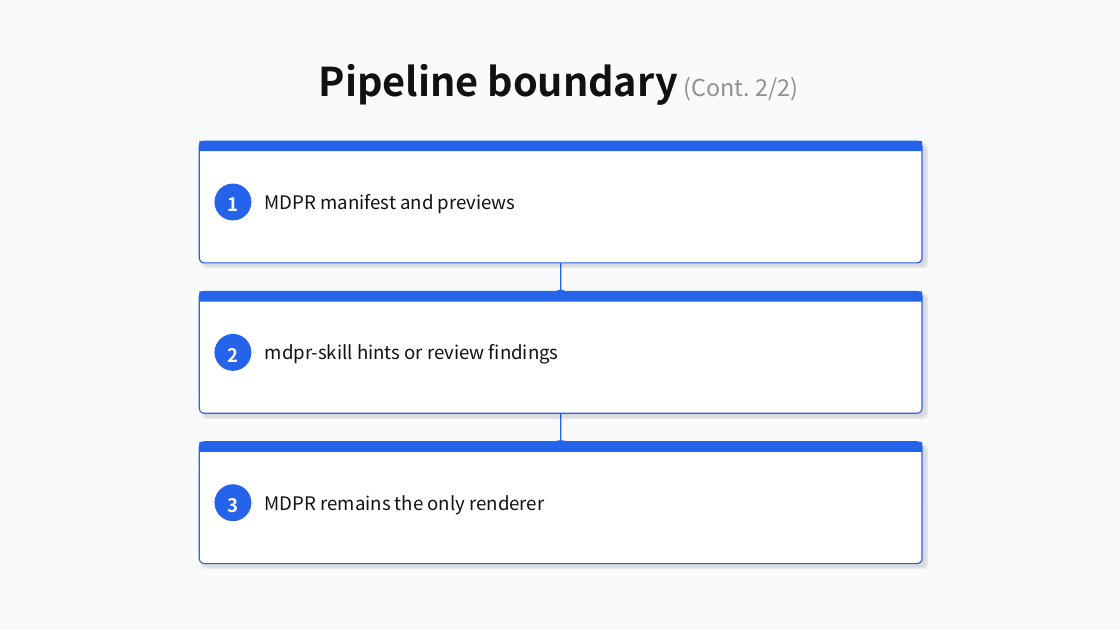
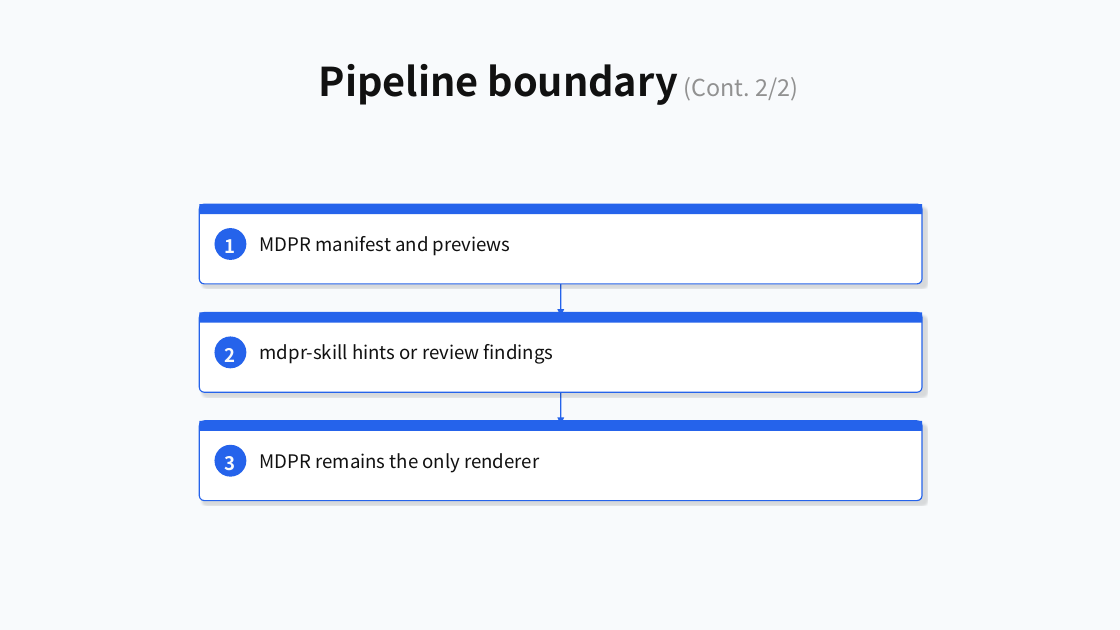
Before and after one commit to ch040602/mdpr-skill, a slide deck: slide 6 of artifacts/mdpr-vs-skill/mdpr-baseline-result.pptx. Drawn at 1120x630 pixels with LibreOffice and Linux fonts; fonts in the diff are those of the drawing. Boxes give left, top, right and bottom in pixels: in the first picture for what was removed or moved away, otherwise in the second. Text is boxed around its words. In the diff, an @@ line names an element or a change of style, - is before the commit and + after.

```diff
--- a/artifacts/mdpr-vs-skill/mdpr-baseline-result.pptx
+++ b/artifacts/mdpr-vs-skill/mdpr-baseline-result.pptx
@@ proportions changed in 3 elements at <box>199,313,922,392</box>, <box>199,421,922,501</box>, <box>199,204,922,284</box> @@
@@ rounded rectangle: place and size @@
-rounded rectangle at <box>199,141,922,263</box>
+rounded rectangle at <box>199,204,922,284</box>
@@ rectangle: place and size @@
-rectangle at <box>199,141,922,151</box>
+rectangle at <box>199,204,922,214</box>
@@ text "1": place and size @@
-text "1" at <box>227,197,238,211</box>
+text "1" at <box>225,239,236,253</box>
@@ ellipse: place and size @@
-ellipse at <box>214,184,251,221</box>
+ellipse at <box>214,228,246,260</box>
@@ text "MDPR manifest and previews": place and size @@
-text "MDPR manifest and previews" at <box>265,194,516,214</box>
+text "MDPR manifest and previews" at <box>260,236,511,256</box>
@@ arrow moved from (560, 257) - (560, 297) to (560, 281) - (560, 316) @@
@@ rounded rectangle: place and size @@
-rounded rectangle at <box>199,292,922,413</box>
+rounded rectangle at <box>199,313,922,392</box>
@@ rectangle: place and size @@
-rectangle at <box>199,292,922,302</box>
+rectangle at <box>199,313,922,323</box>
@@ text "mdpr-skill hints or review findings": place and size @@
-text "mdpr-skill hints or review findings" at <box>265,344,559,364</box>
+text "mdpr-skill hints or review findings" at <box>260,344,554,364</box>
@@ ellipse: place and size @@
-ellipse at <box>214,334,251,371</box>
+ellipse at <box>214,336,246,368</box>
@@ arrow moved from (560, 408) - (560, 448) to (560, 389) - (560, 424) @@
@@ rectangle: place and size @@
-rectangle at <box>199,442,922,452</box>
+rectangle at <box>199,421,922,431</box>
@@ rounded rectangle: place and size @@
-rounded rectangle at <box>199,442,922,564</box>
+rounded rectangle at <box>199,421,922,501</box>
@@ text "3": place and size @@
-text "3" at <box>227,498,238,513</box>
+text "3" at <box>225,456,236,471</box>
@@ ellipse: place and size @@
-ellipse at <box>214,484,251,521</box>
+ellipse at <box>214,444,246,476</box>
@@ text "MDPR remains the only renderer": place and size @@
-text "MDPR remains the only renderer" at <box>265,495,544,515</box>
+text "MDPR remains the only renderer" at <box>260,453,539,473</box>
```
Also in this commit, not shown: 12 other files.
